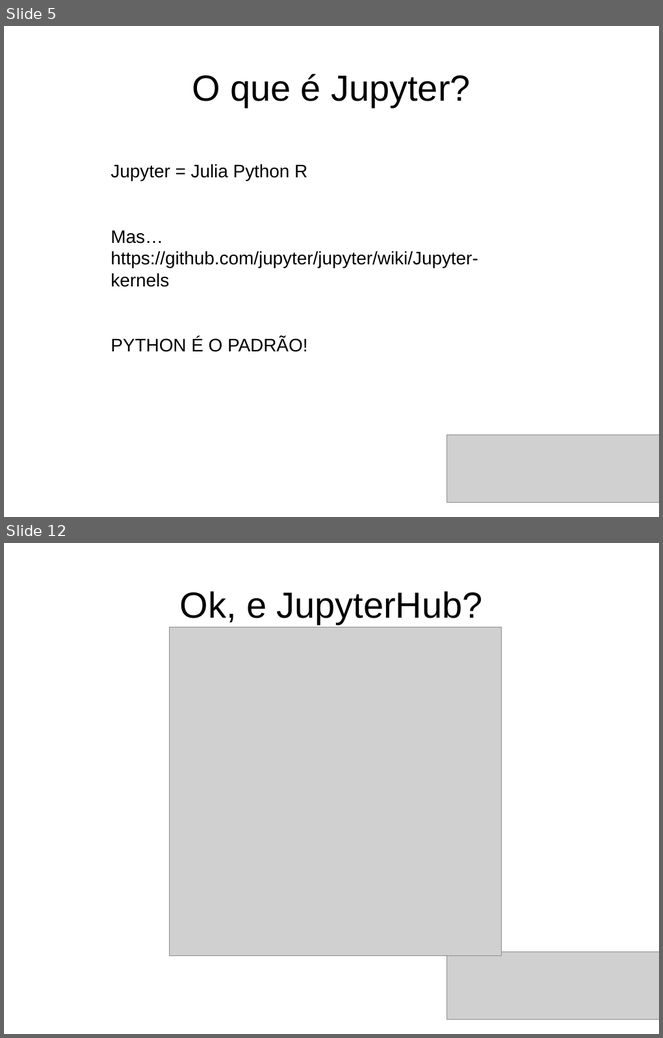
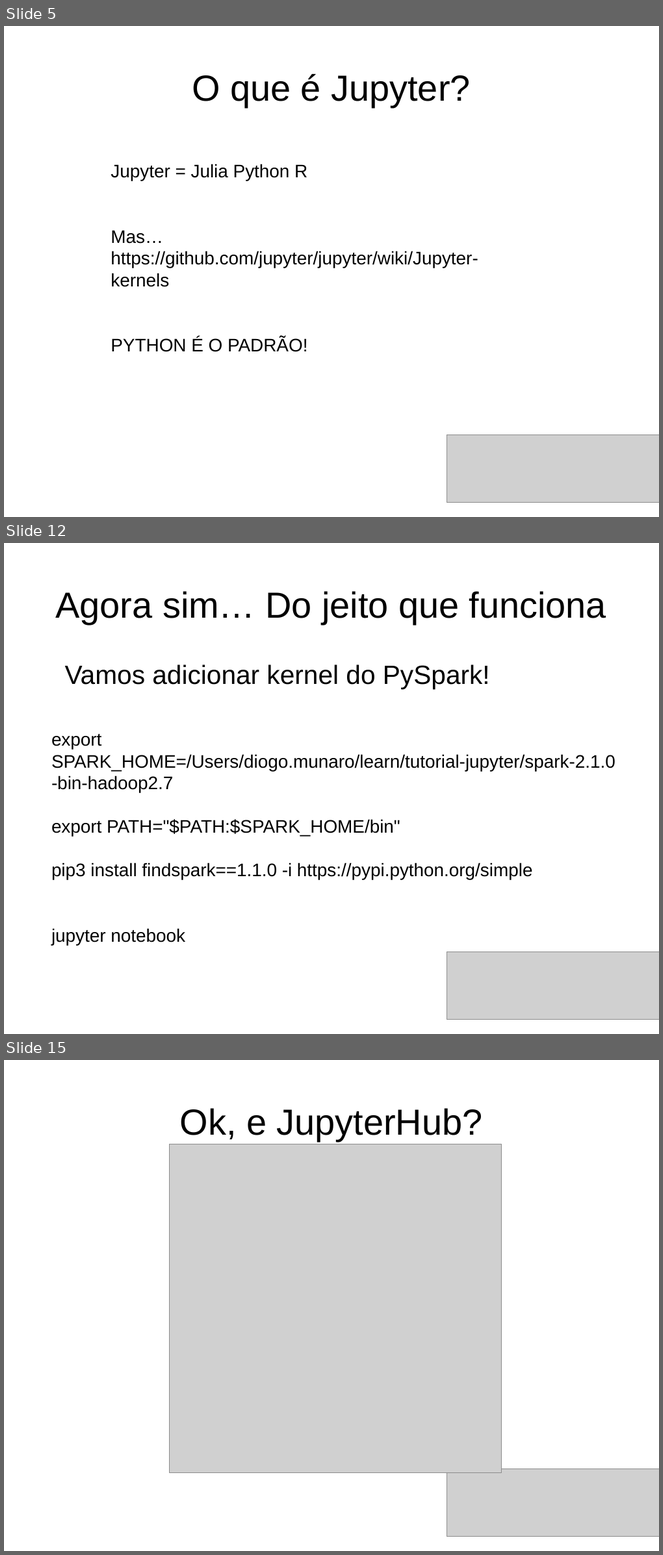
Before and after one commit to dmvieira/tutorial-jupyter-pyspark, a slide deck: tutorial.odp. Shown one above the other, each under a label of ours: slides 5 and 12 before the commit, slides 5, 12 and 15 after it; the slides between them are not shown. The pictures are 663x1038 and 663x1555 pixels, drawn with LibreOffice and Linux fonts; fonts in the diff are those of the drawing; grey boxes stand for pictures. Boxes give left, top, right and bottom in pixels: in the first picture for what was removed or moved away, otherwise in the second. Text is boxed around its words. In the diff, an @@ line names an element or a change of style, - is before the commit and + after.

```diff
--- a/tutorial.odp
+++ b/tutorial.odp
@@ slide 12 added at [4, 543, 659, 1034], background #FFFFFF @@
@@ title added at [56, 591, 607, 624], 44 pt, text #000000 @@
+Agora sim… Do jeito que funciona
@@ text added at [65, 665, 490, 689], 32 pt, text #000000 @@
+Vamos adicionar kernel do PySpark!
@@ text added at [51, 734, 616, 945], 22 pt, text #000000 @@
+export SPARK_HOME=/Users/diogo.munaro/learn/tutorial-jupyter/spark-2.1.0-bin-hadoop2.7
+export PATH="$PATH:$SPARK_HOME/bin"
+pip3 install findspark==1.1.0 -i https://pypi.python.org/simple
+jupyter notebook
@@ picture added at [447, 953, 659, 1020] @@
@@ what was slide 12 is now slide 15 @@
```
Also in this commit, not shown: 8 slides changed, 3 other slides added, 3 other files.
